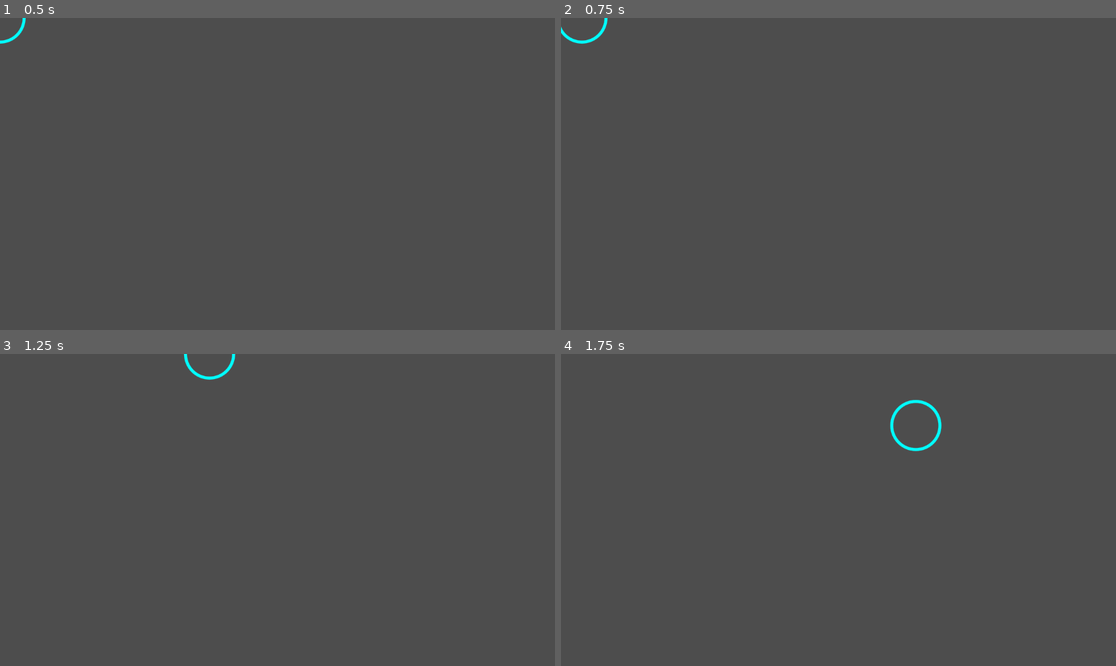
Above: before the commit, frames 1-4 (two rows, left to right).
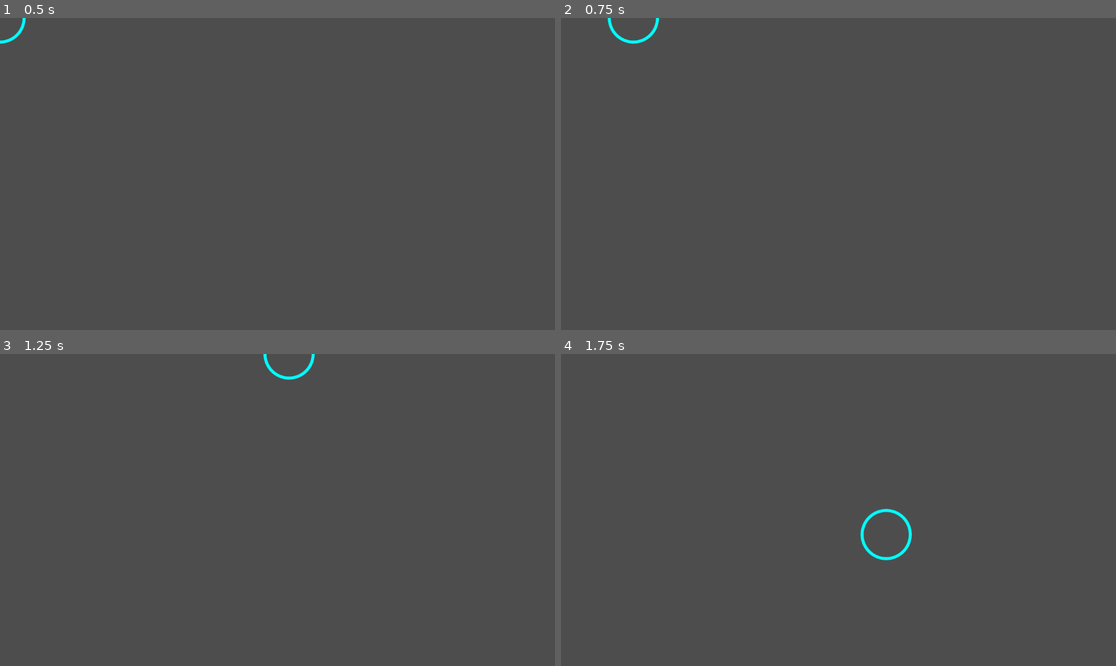
Above: after the commit, the same moments.

Repository: Madhavaprasath23/GGJ25
Game: Godot game, scene res://Player/player.tscn
Two runs of this game, one before a commit and one after it. Both use one fixed random seed, a clock stepped at 60 frames per second and the inputs below. The project has no main scene, so this scene is started directly.
Inputs:
- Up to frame 1 (0.5 s): no input
- Up to frame 2 (0.75 s): tap Enter at 0.5 s; hold Right (move_right) from 0.53 s (still down)
- Up to frame 3 (1.25 s): keep holding Right (move_right)
- Up to frame 4 (1.75 s): release Right (move_right) at 1.28 s; hold S (move_down) from 1.28 s (still down)

Frame 1 is identical in both runs. In frame 2, 0.3% of the frame differs, in the area x 0-18%, y 0-9%; in frame 3, 0.3%; in frame 4, 0.6%, in the area x 53-69%, y 14-67%.

Commit message:
Replaced move_toward with lerp

Diff:
--- a/Player/player.gd
+++ b/Player/player.gd
@@ -1,9 +1,8 @@
 class_name  Player extends CharacterBody2D
 
 @export var speed: float = 900.0
-@export var acceleration: float = 2000.0
-@export var deceleration: float = 3000.0
 @export var direction: Vector2
+@export var movement_weight: float = 20.0
 
 func _ready() -> void:
 	pass
@@ -11,7 +10,7 @@
 func _physics_process(delta: float) -> void:
 	direction = Input.get_vector("move_left", "move_right", "move_up", "move_down")
 	if direction.length() > 0.0:
-		velocity = velocity.move_toward(speed * direction, acceleration * delta)
+		velocity = lerp(velocity, speed * direction, movement_weight * delta)
 	else:
-		velocity = velocity.move_toward(Vector2.ZERO, deceleration * delta)
+		velocity = lerp(velocity, Vector2.ZERO, movement_weight / 2 * delta)
 	move_and_slide()
